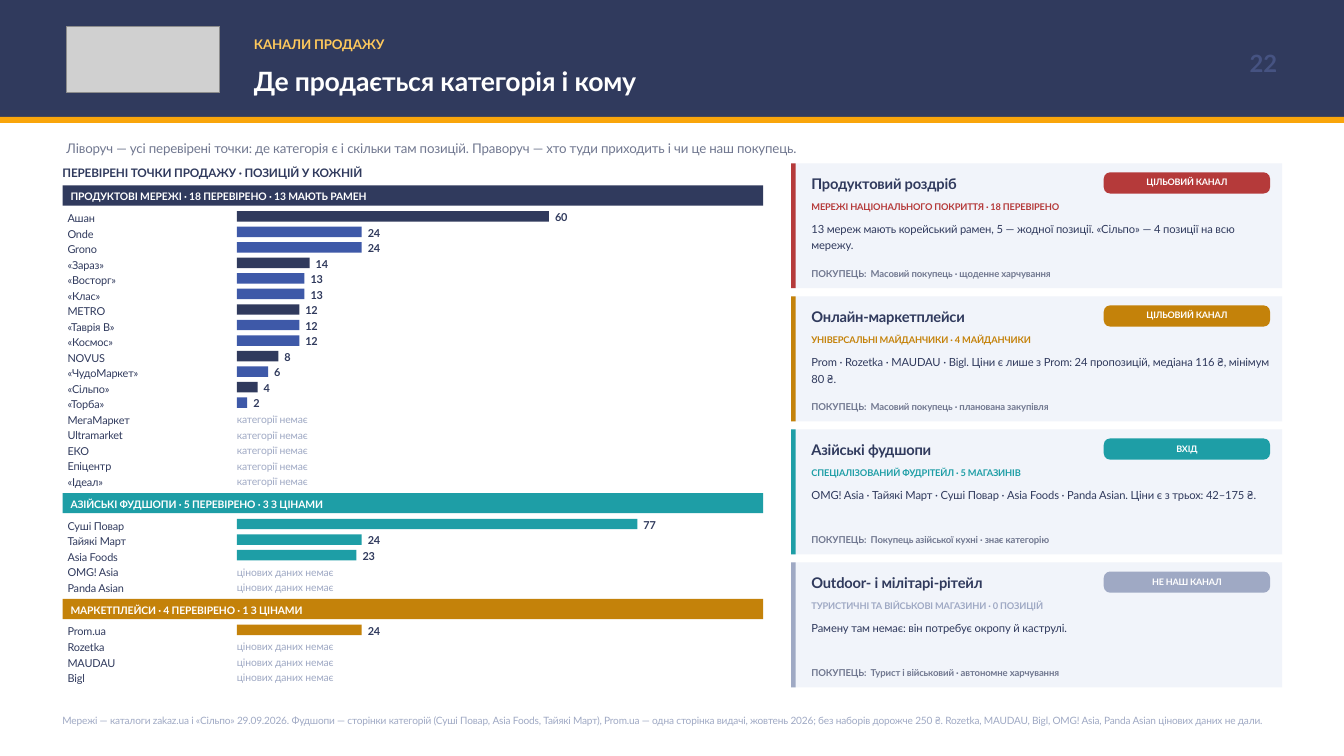
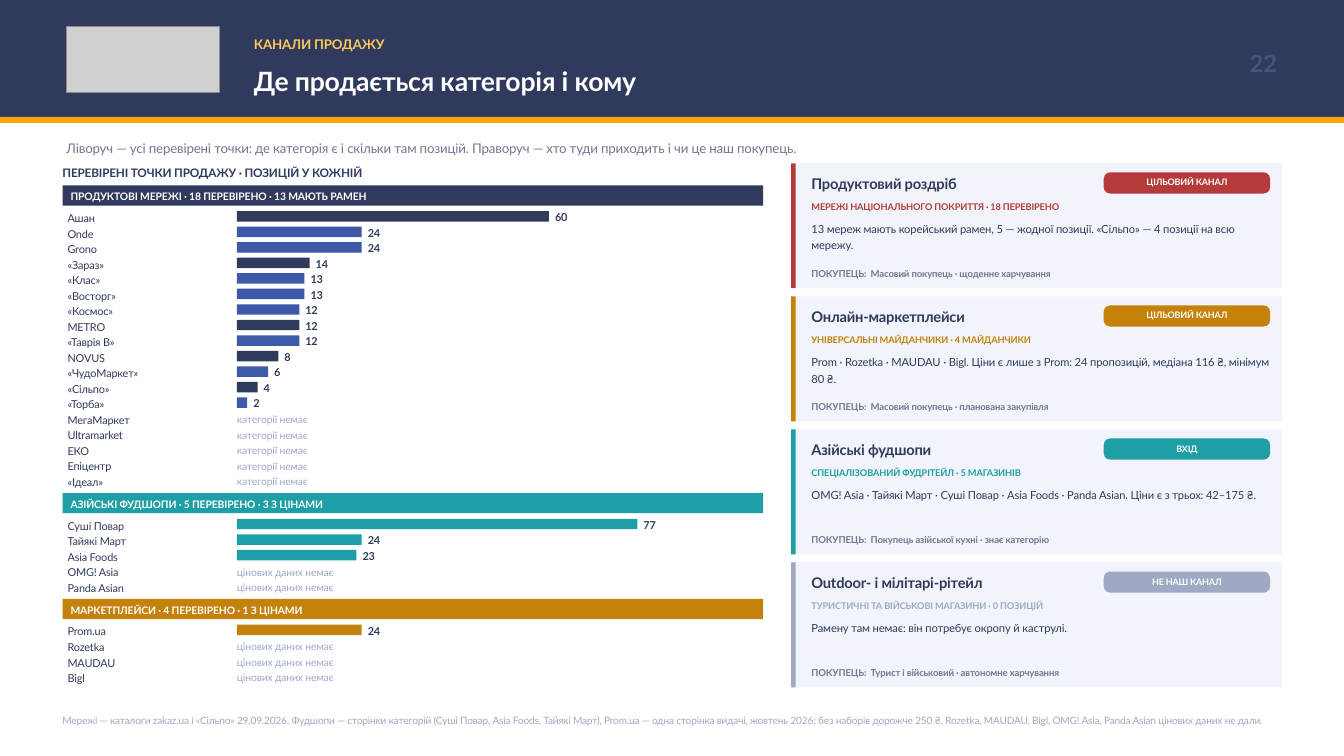
Before and after one commit to IllyaChaplygin/Chaplygin-Illya, a slide deck: slide 22 of SIAS_MARKET_RESEARCH_UA_V9.pptx. Drawn at 1344x756 pixels with LibreOffice and Linux fonts; fonts in the diff are those of the drawing; grey boxes stand for pictures. Boxes give left, top, right and bottom in pixels: in the first picture for what was removed or moved away, otherwise in the second. Text is boxed around its words. In the diff, an @@ line names an element or a change of style, - is before the commit and + after.

```diff
--- a/SIAS_MARKET_RESEARCH_UA_V9.pptx
+++ b/SIAS_MARKET_RESEARCH_UA_V9.pptx
@@ text "«Клас»": place and size @@
-text "«Клас»" at [68, 292, 101, 300]
+text "«Клас»" at [68, 276, 101, 284]
@@ 3 texts: place and size @@
-3 texts at [68, 276, 117, 333]
+3 texts at [68, 292, 117, 348]
@@ text "«Космос»": place and size @@
-text "«Космос»" at [68, 338, 114, 346]
+text "«Космос»" at [68, 307, 114, 315]
@@ rectangle at [237, 304, 299, 315]: fill #303A5D to #3E59A8 @@
@@ rectangle at [237, 320, 299, 330]: fill #3E59A8 to #303A5D @@
```
Also in this commit, not shown: 3 other slides changed, 1 other file.
